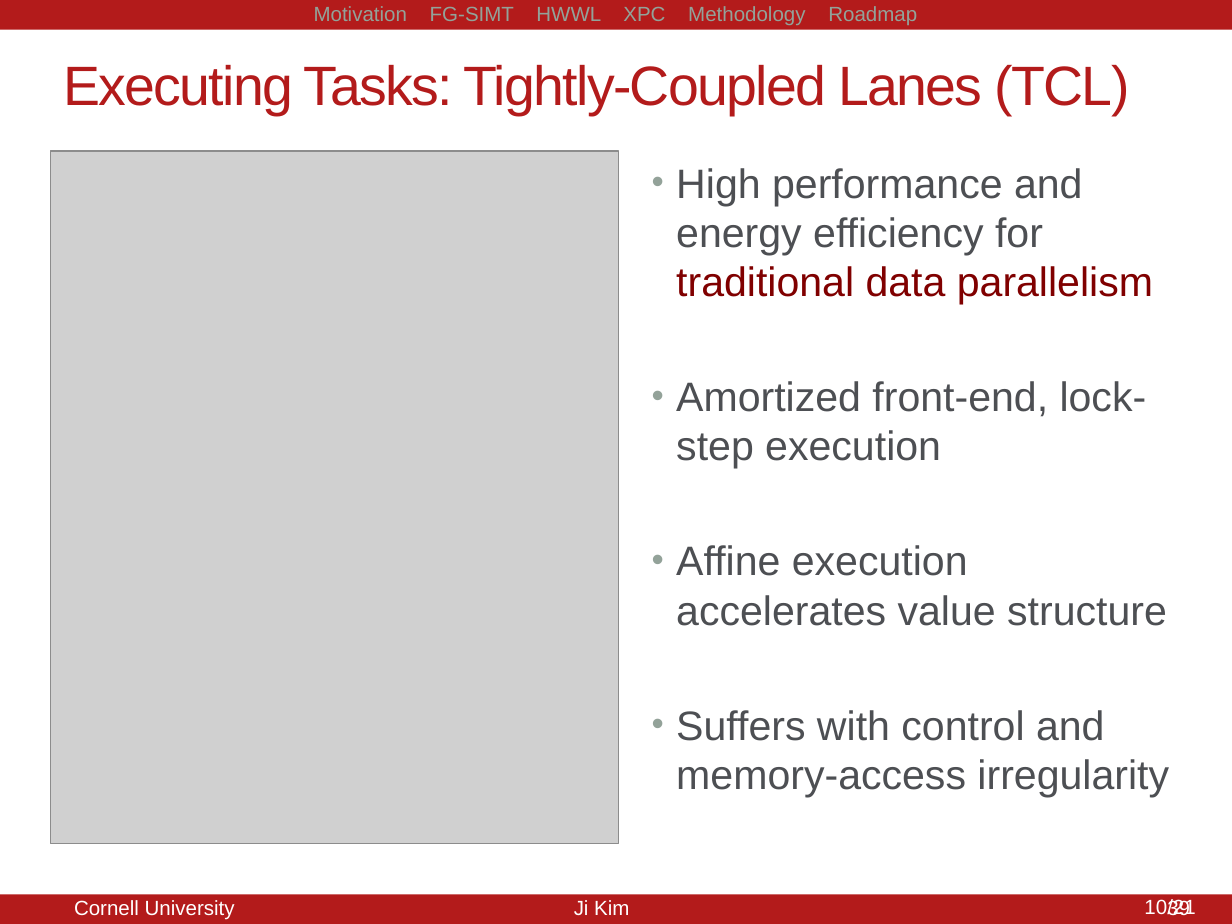
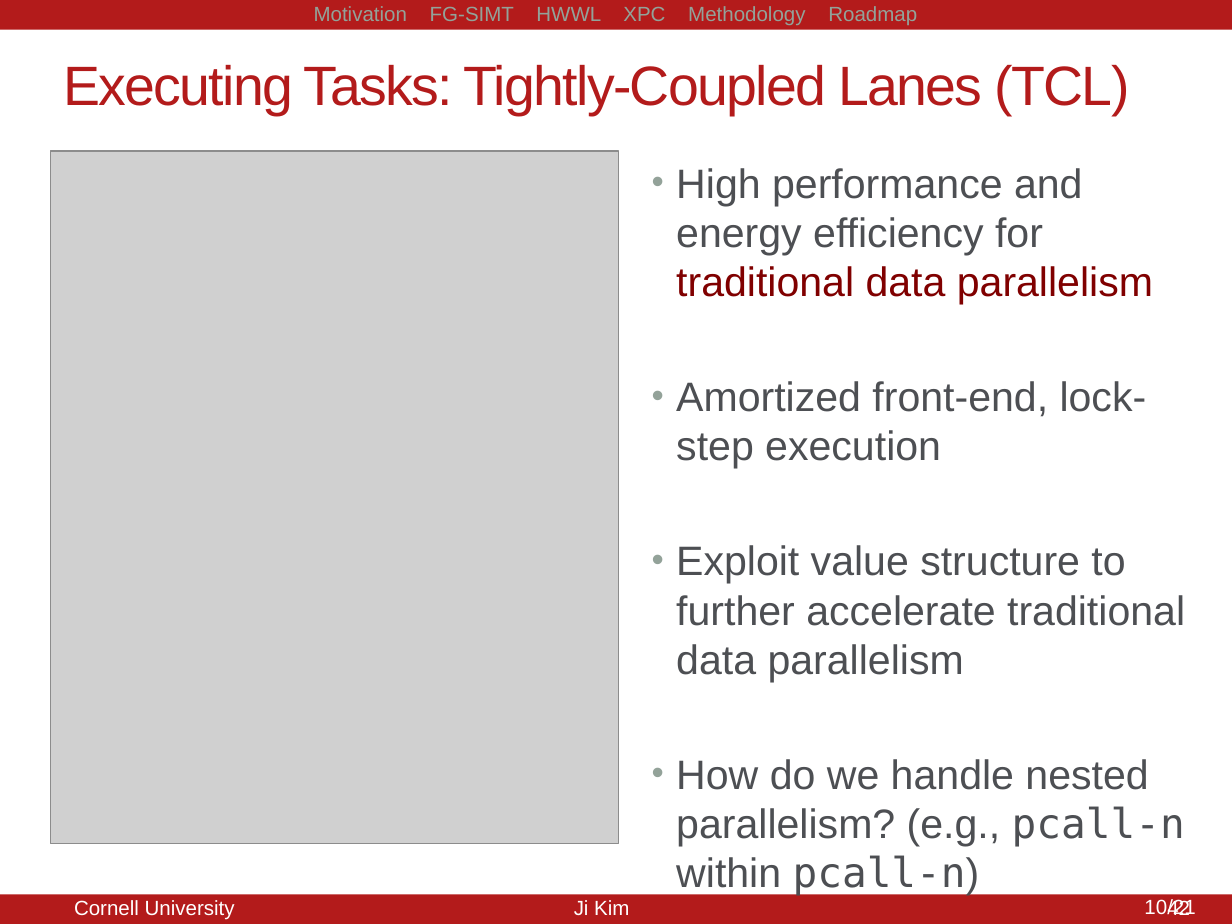
Before and after one commit to jyk46/presentation-csl-aexam, a slide deck: slide 42 of a-exam-10082014.pptx (slide 39 before the commit). Drawn at 1232x924 pixels with LibreOffice and Linux fonts; fonts in the diff are those of the drawing; grey boxes stand for pictures. Boxes give left, top, right and bottom in pixels: in the first picture for what was removed or moved away, otherwise in the second. Text is boxed around its words. In the diff, an @@ line names an element or a change of style, - is before the commit and + after.

```diff
--- a/a-exam-10082014.pptx
+++ b/a-exam-10082014.pptx
@@ text at (676, 545, 1185, 847): text changed @@
-• Affine execution accelerates value structure
-• Suffers with control and memory-access irregularity
+• Exploit value structure to further accelerate traditional data parallelism
+• How do we handle nested parallelism? (e.g., pcall-n within pcall-n)
@@ page number at (1167, 899, 1190, 915): text changed @@
-39
+42
@@ page number at (1139, 900, 1190, 915): text changed @@
-39/21
+42/21
```
Also in this commit, not shown: 18 other slides changed, 4 slides added, 2 slides removed, 7 other files.
